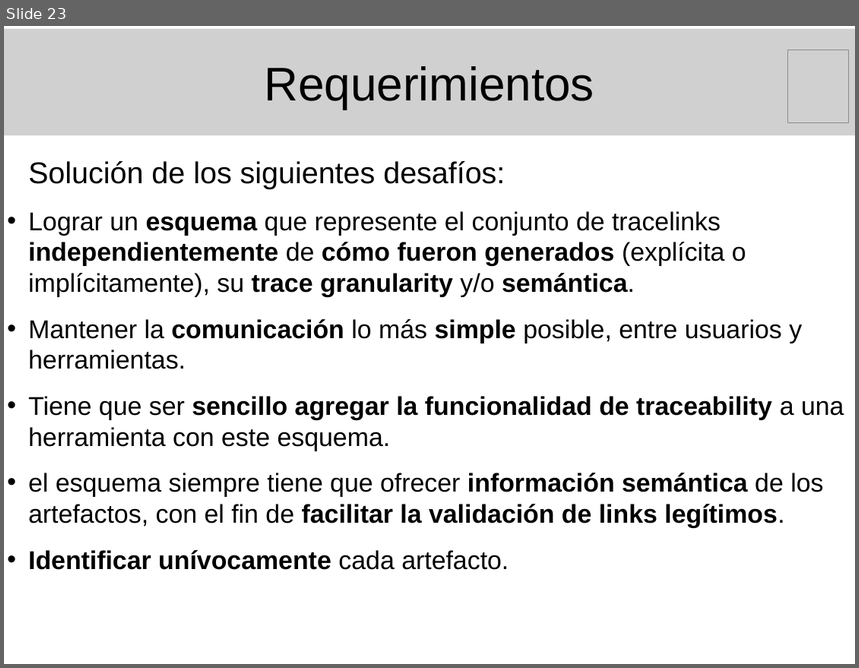
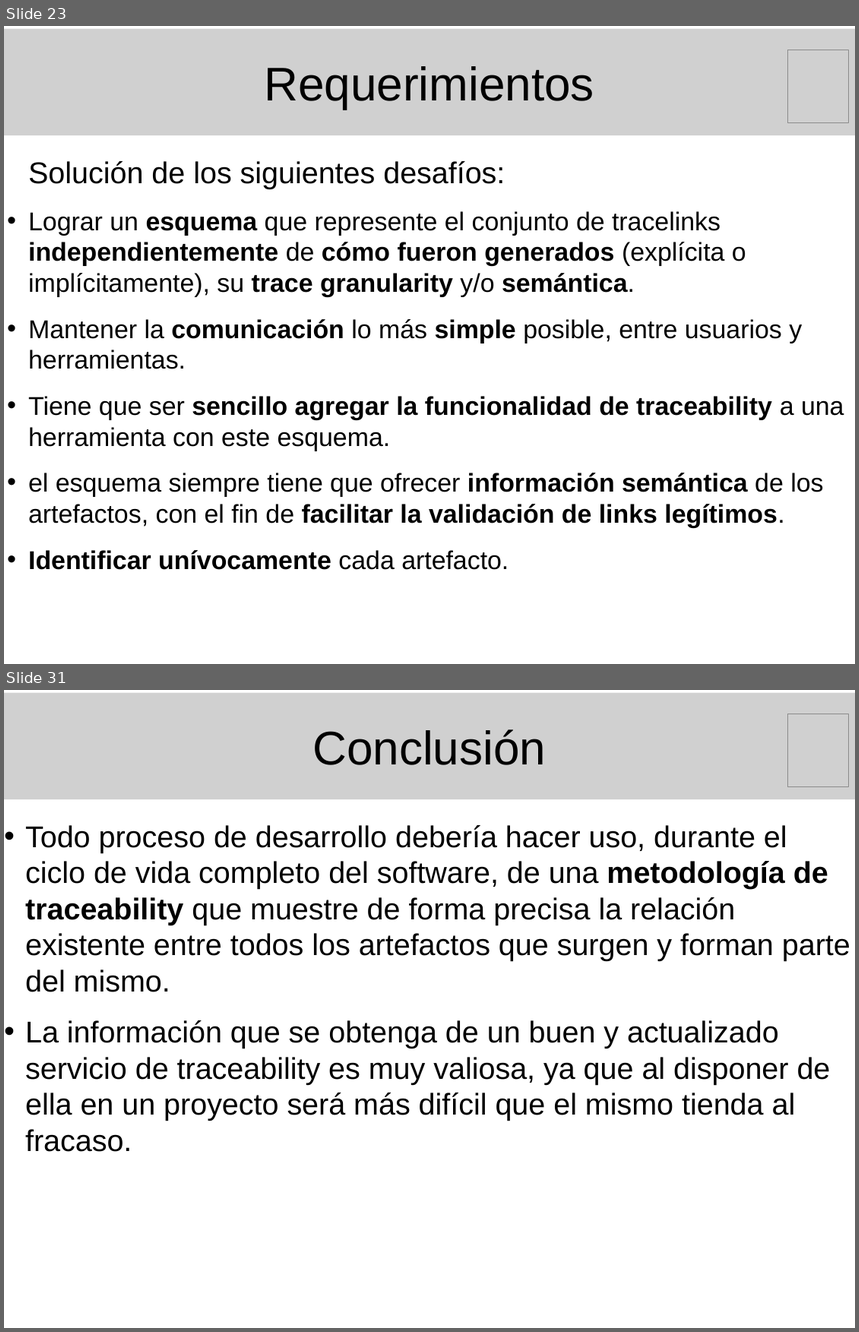
Before and after one commit to marianogili/TraceabilityEditor, a slide deck: Presentacion/PresentacionGili.odp. Shown one above the other, each under a label of ours: slide 23 before the commit, slides 23 and 31 after it; the slides between them are not shown. The pictures are 859x668 and 859x1332 pixels, drawn with LibreOffice and Linux fonts; fonts in the diff are those of the drawing; grey boxes stand for pictures. Boxes give left, top, right and bottom in pixels: in the first picture for what was removed or moved away, otherwise in the second. Text is boxed around its words. In the diff, an @@ line names an element or a change of style, - is before the commit and + after.

Commit message:
Presentación de la tesis:  - Manos a la obra      -> Esquema propuesto      -> Prototipo      -> Tecnologías usadas      -> Conclusión      -> Trabajos futuros

```diff
--- a/Presentacion/PresentacionGili.odp
+++ b/Presentacion/PresentacionGili.odp
@@ slide 31 added at box(4, 690, 855, 1328), background #FFFFFF @@
@@ picture added at box(4, 693, 855, 799), 44 pt, text #000000 @@
+Conclusión
@@ picture added at box(789, 714, 850, 787) @@
@@ text added at box(25, 825, 851, 1152), 28 pt, text #000000 @@
+• Todo proceso de desarrollo debería hacer uso, durante el ciclo de vida completo del software, de una metodología de traceability que muestre de forma precisa la relación existente entre todos los artefactos que surgen y forman parte del mismo.
+• La información que se obtenga de un buen y actualizado servicio de traceability es muy valiosa, ya que al disponer de ella en un proyecto será más difícil que el mismo tienda al fracaso.
```
Also in this commit, not shown: 10 other slides added.
